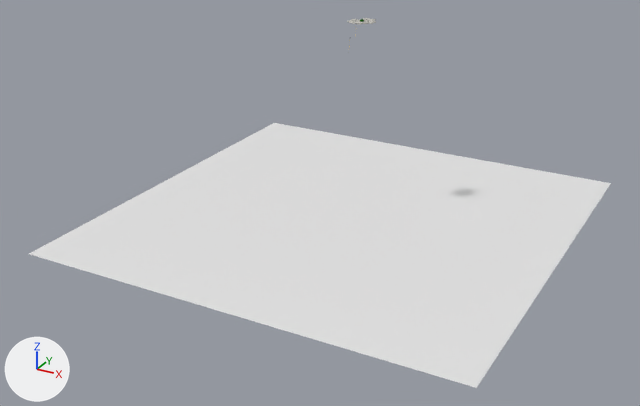
The Blender file Assets/Environment/EnvironmentModels.blend as it was, and as the next commit left it.
Both versions are drawn from a camera (50 mm lens) standing at (181.0, -369.0, 88.0) and looking at (-29.0, 13.0, -103.0). Arrows for +X, +Y and +Z are at lower left; the lights stay in place.

In view in the first picture: 'Ground'.
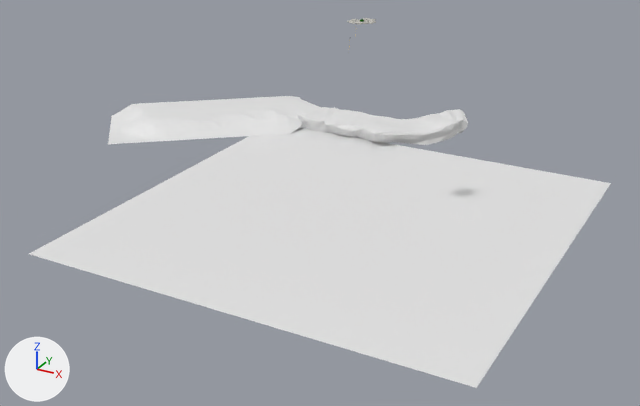
Boxes [x1, y1, x2, y2] around the edits, measured in the pictures (640 x 406 px):
'Cube', added
    after: [108, 96, 468, 145]

Patch to the scene script:
```diff
--- a/Assets/Environment/EnvironmentModels.blend.py
+++ b/Assets/Environment/EnvironmentModels.blend.py
@@ me_cube_029 @@
+me_cube_029.from_pydata(...)  # 340 vertices, 292 faces; spans x -242.0..70.0, y -137.0..70.0, z -1.0..15.0
@@ ob_cube @@
+ob_cube = bpy.data.objects.new('Cube', me_cube_029)
+ob_cube.location = (-43.9, 114.7, -97.9)
+ob_cube.scale = (0.707, 0.707, 0.707)
```
